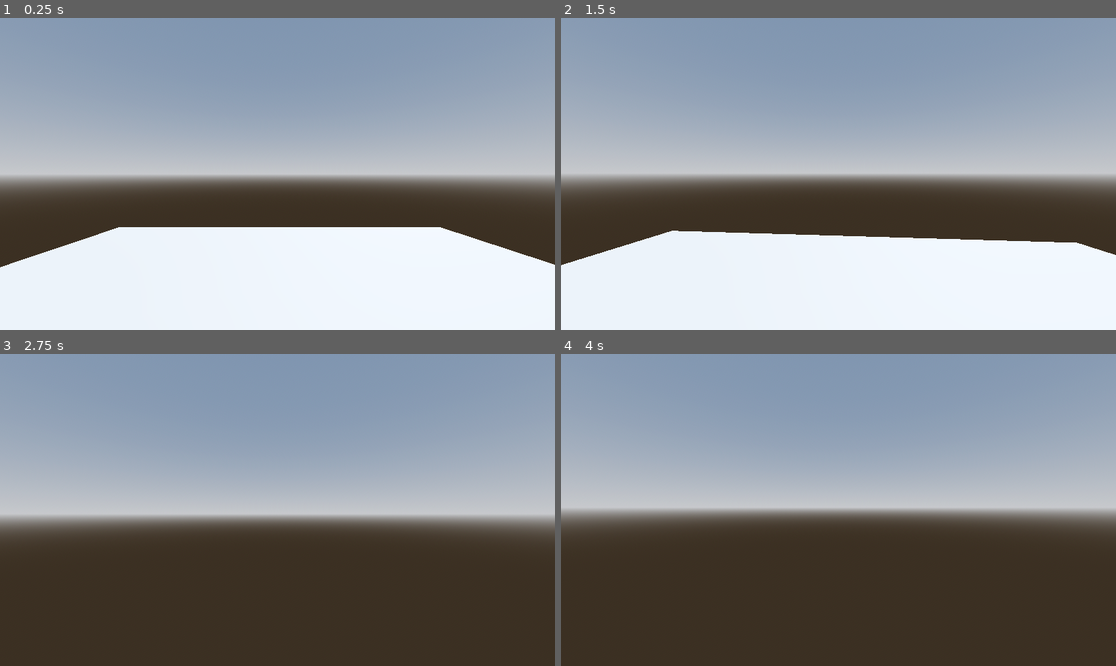
Above: before the commit, frames 1-4 (two rows, left to right).
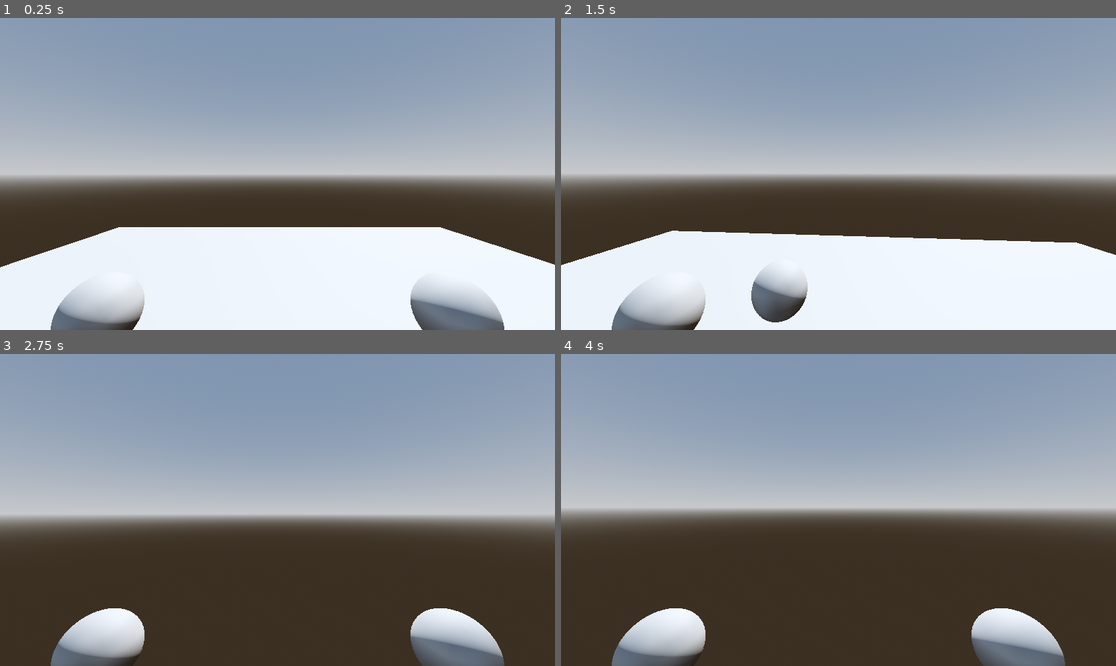
Above: after the commit, the same moments.

Repository: Cuckhands/frat-house
Game: Godot game, scene res://test_world.tscn
Same seed, same stepped clock (60 frames per second), same inputs: the game is played once before the commit and once after it. The project has no main scene, so this scene is started directly.
Inputs (mouse positions are in pixels of both pictures, inside the frame that each line leads up to):
- Up to frame 1 (0.25 s): no input
- Up to frame 2 (1.5 s): move the mouse to (866, 174) at 0.52 s; hold W (mv_forward) from 0.53 s (still down); click (866, 174) at 0.6 s; right-click (866, 174) at 0.8 s; move the mouse to (810, 174) at 1.27 s; right-click (810, 174) at 1.35 s
- Up to frame 3 (2.75 s): keep holding W (mv_forward); click (249, 510) at 1.55 s; move the mouse to (288, 503) at 2.02 s; hold Shift (sprint) from 2.03 s (still down); right-click (288, 503) at 2.3 s
- Up to frame 4 (4 s): keep holding W (mv_forward); move the mouse to (832, 516) at 2.77 s; release Shift (sprint) at 2.78 s; click (832, 516) at 2.85 s; tap Enter at 3.5 s; move the mouse to (877, 513) at 3.52 s; right-click (877, 513) at 3.6 s

The runs differ from the first frame. In frame 1, 3.6% of the frame differs, in the area x 9-91%, y 84-100%; in frame 2, 2.8%; in frame 3, 4.8%, in the area x 9-91%, y 81-100%; in frame 4, 4.8%.

Commit message:
Created attack animations and a hitbox system. Will need to merge with main branch soon to test.

Diff:
--- a/player.gd
+++ b/player.gd
@@ -2,11 +2,14 @@
 
 @onready var neck_pivot: Node3D = $NeckPivot
 @onready var camera: Camera3D = $NeckPivot/Camera3D
+@onready var melee_anim: AnimationPlayer = $AnimationPlayer
+@onready var hitbox: Area3D = $NeckPivot/Camera3D/Hitbox
 
 @export var mouse_sens: float = 0.001
 const MOVE_FORCE: float = 1000.0
 var twist_input: float = 0.0 # For horizontal camera motion
 var pitch_input: float = 0.0 # For vertical camera motion
+var attack_dmg: float = 25.0
 
 # Runs at initialization
 func _ready() -> void:
@@ -20,6 +23,8 @@
 	apply_central_force(neck_pivot.basis * input.normalized() * delta *
 		(MOVE_FORCE * 1.5 if Input.is_action_pressed("sprint") else MOVE_FORCE))
 
+	melee()
+
 	if Input.is_action_just_pressed("ui_cancel"):
 		Input.set_mouse_mode(Input.MOUSE_MODE_VISIBLE)
 
@@ -30,6 +35,26 @@
 	pitch_input = 0.0
 
 
+func melee() -> void:
+	if Input.is_action_just_pressed("attack_l"):
+		if not melee_anim.is_playing():
+			melee_anim.play("left_hook")
+			melee_anim.queue("left_hook_return")
+		elif melee_anim.current_animation == "right_hook_return":
+			melee_anim.queue("left_hook")
+			melee_anim.queue("left_hook_return")
+	if Input.is_action_just_pressed("attack_r"):
+		if not melee_anim.is_playing():
+			melee_anim.play("right_hook")
+			melee_anim.queue("right_hook_return")
+		elif melee_anim.current_animation == "left_hook_return":
+			melee_anim.queue("right_hook")
+			melee_anim.queue("right_hook_return")
+	if (melee_anim.current_animation == "left_hook"
+		or melee_anim.current_animation == "right_hook"):
+		for body in hitbox.get_overlapping_bodies():
+			body.damage(attack_dmg)
+
 func _unhandled_input(event: InputEvent) -> void:
 	if event is InputEventMouseMotion:
 		if Input.get_mouse_mode() == Input.MOUSE_MODE_CAPTURED:
--- a/player.tscn
+++ b/player.tscn
@@ -7,7 +7,173 @@
 [sub_resource type="ConvexPolygonShape3D" id="ConvexPolygonShape3D_enk0o"]
 points = PackedVector3Array(-0.125207, -0.532801, -0.480507, 0.0227831, 0.47607, 0.498884, 0.169713, 0.559144, 0.464172 …(924 unchanged characters)…
 
+[sub_resource type="BoxShape3D" id="BoxShape3D_4flbx"]
+size = Vector3(0.85, 0.935, 0.85)
+
+[sub_resource type="SphereMesh" id="SphereMesh_onrkg"]
+
+[sub_resource type="Animation" id="Animation_sweqy"]
+length = 0.001
+tracks/0/type = "value"
+tracks/0/imported = false
+tracks/0/enabled = true
+tracks/0/path = NodePath("NeckPivot/Camera3D/RightHand:position")
+tracks/0/interp = 1
+tracks/0/loop_wrap = true
+tracks/0/keys = {
+"times": PackedFloat32Array(0),
+"transitions": PackedFloat32Array(1),
+"update": 0,
+"values": [Vector3(0.5, -0.392, -0.582)]
+}
+tracks/1/type = "value"
+tracks/1/imported = false
+tracks/1/enabled = true
+tracks/1/path = NodePath("NeckPivot/Camera3D/LeftHand:position")
+tracks/1/interp = 1
+tracks/1/loop_wrap = true
+tracks/1/keys = {
+"times": PackedFloat32Array(0),
+"transitions": PackedFloat32Array(1),
+"update": 0,
+"values": [Vector3(-0.5, -0.392, -0.582)]
+}
+
+[sub_resource type="Animation" id="Animation_hqtel"]
+resource_name = "idle"
+tracks/0/type = "value"
+tracks/0/imported = false
+tracks/0/enabled = true
+tracks/0/path = NodePath("NeckPivot/Camera3D/RightHand:position")
+tracks/0/interp = 1
+tracks/0/loop_wrap = true
+tracks/0/keys = {
+"times": PackedFloat32Array(0),
+"transitions": PackedFloat32Array(1),
+"update": 0,
+"values": [Vector3(0.5, -0.392, -0.582)]
+}
+tracks/1/type = "value"
+tracks/1/imported = false
+tracks/1/enabled = true
+tracks/1/path = NodePath("NeckPivot/Camera3D/LeftHand:position")
+tracks/1/interp = 1
+tracks/1/loop_wrap = true
+tracks/1/keys = {
+"times": PackedFloat32Array(0),
+"transitions": PackedFloat32Array(1),
+"update": 0,
+"values": [Vector3(-0.5, -0.392, -0.582)]
+}
+
+[sub_resource type="Animation" id="Animation_4flbx"]
+resource_name = "left_hook"
+length = 0.05
+step = 0.0167
+markers = [{
+"color": Color(1, 1, 1, 1),
+"name": &"ext2",
+"time": 0.033333335
+}, {
+"color": Color(1, 1, 1, 1),
+"name": &"ext1",
+"time": 0.016666668
+}]
+tracks/0/type = "value"
+tracks/0/imported = false
+tracks/0/enabled = true
+tracks/0/path = NodePath("NeckPivot/Camera3D/LeftHand:position")
+tracks/0/interp = 1
+tracks/0/loop_wrap = true
+tracks/0/keys = {
+"times": PackedFloat32Array(0, 0.016666668, 0.033333335, 0.05),
+"transitions": PackedFloat32Array(1, 1, 1, 1),
+"update": 0,
+"values": [Vector3(-0.5, -0.392, -0.582), Vector3(-0.17, -0.392, -1.089), Vector3(0.098, -0.392, -1.089), Vector3(0.243, -0.392, -0.814)]
+}
+
+[sub_resource type="Animation" id="Animation_2hs0m"]
+resource_name = "left_hook_return"
+length = 0.1
+step = 0.0167
+tracks/0/type = "value"
+tracks/0/imported = false
+tracks/0/enabled = true
+tracks/0/path = NodePath("NeckPivot/Camera3D/LeftHand:position")
+tracks/0/interp = 1
+tracks/0/loop_wrap = true
+tracks/0/keys = {
+"times": PackedFloat32Array(0, 0.05, 0.10000001),
+"transitions": PackedFloat32Array(1, 1, 1),
+"update": 0,
+"values": [Vector3(0.243, -0.392, -0.814), Vector3(0.203, -0.447, -0.729), Vector3(-0.5, -0.392, -0.582)]
+}
+
+[sub_resource type="Animation" id="Animation_i3pqv"]
+resource_name = "right_hook"
+length = 0.05
+step = 0.0167
+markers = [{
+"color": Color(1, 1, 1, 1),
+"name": &"ext2",
+"time": 0.033333335
+}, {
+"color": Color(1, 1, 1, 1),
+"name": &"ext1",
+"time": 0.016666668
+}]
+tracks/0/type = "value"
+tracks/0/imported = false
+tracks/0/enabled = true
+tracks/0/path = NodePath("NeckPivot/Camera3D/RightHand:position")
+tracks/0/interp = 1
+tracks/0/loop_wrap = true
+tracks/0/keys = {
+"times": PackedFloat32Array(0, 0.016666668, 0.033333335, 0.05),
+"transitions": PackedFloat32Array(1, 1, 1, 1),
+"update": 0,
+"values": [Vector3(0.5, -0.392, -0.582), Vector3(0.17027551, -0.392, -1.0887315), Vector3(-0.09821153, -0.392, -1.0887315), Vector3(-0.243, -0.392, -0.814)]
+}
+
+[sub_resource type="Animation" id="Animation_onrkg"]
+resource_name = "right_hook_return"
+length = 0.1
+step = 0.0167
+markers = [{
+"color": Color(1, 1, 1, 1),
+"name": &"hold",
+"time": 0.05
+}, {
+"color": Color(1, 1, 1, 1),
+"name": &"return",
+"time": 0.1
+}]
+tracks/0/type = "value"
+tracks/0/imported = false
+tracks/0/enabled = true
+tracks/0/path = NodePath("NeckPivot/Camera3D/RightHand:position")
+tracks/0/interp = 1
+tracks/0/loop_wrap = true
+tracks/0/keys = {
+"times": PackedFloat32Array(0, 0.05, 0.1),
+"transitions": PackedFloat32Array(1, 1, 1),
+"update": 0,
+"values": [Vector3(-0.243, -0.392, -0.814), Vector3(-0.203, -0.447, -0.729), Vector3(0.5, -0.392, -0.582)]
+}
+
+[sub_resource type="AnimationLibrary" id="AnimationLibrary_2hs0m"]
+_data = {
+&"RESET": SubResource("Animation_sweqy"),
+&"idle": SubResource("Animation_hqtel"),
+&"left_hook": SubResource("Animation_4flbx"),
+&"left_hook_return": SubResource("Animation_2hs0m"),
+&"right_hook": SubResource("Animation_i3pqv"),
+&"right_hook_return": SubResource("Animation_onrkg")
+}
+
 [node name="Player" type="RigidBody3D"]
+collision_layer = 2
+collision_mask = 5
 lock_rotation = true
 linear_damp = 3.0
 script = ExtResource("1_4flbx")
@@ -22,3 +188,28 @@
 transform = Transform3D(1, 0, 0, 0, 1, 0, 0, 0, 1, 0, 0.6, 0)
 
 [node name="Camera3D" type="Camera3D" parent="NeckPivot"]
+
+[node name="Hitbox" type="Area3D" parent="NeckPivot/Camera3D"]
+
+[node name="CollisionShape3D" type="CollisionShape3D" parent="NeckPivot/Camera3D/Hitbox"]
+transform = Transform3D(1, 0, 0, 0, 1, 0, 0, 0, 1, 0, 0, -0.75)
+shape = SubResource("BoxShape3D_4flbx")
+
+[node name="RightHand" type="Node3D" parent="NeckPivot/Camera3D"]
+transform = Transform3D(1.0000001, 0, 0, 0, 1.0000002, 0, 0, 0, 0.9999996, 0.5, -0.392, -0.582)
+
+[node name="MeshInstance3D" type="MeshInstance3D" parent="NeckPivot/Camera3D/RightHand"]
+transform = Transform3D(0.2, 0, 0, 0, 0.2, 0, 0, 0, 0.2, 0, 0, 0)
+mesh = SubResource("SphereMesh_onrkg")
+
+[node name="LeftHand" type="Node3D" parent="NeckPivot/Camera3D"]
+transform = Transform3D(1.0000001, 0, 0, 0, 1.0000002, 0, 0, 0, 0.9999996, -0.5, -0.392, -0.582)
+
+[node name="MeshInstance3D" type="MeshInstance3D" parent="NeckPivot/Camera3D/LeftHand"]
+transform = Transform3D(0.2, 0, 0, 0, 0.2, 0, 0, 0, 0.2, 0, 0, 0)
+mesh = SubResource("SphereMesh_onrkg")
+
+[node name="AnimationPlayer" type="AnimationPlayer" parent="."]
+libraries = {
+&"": SubResource("AnimationLibrary_2hs0m")
+}
--- a/project.godot
+++ b/project.godot
@@ -57,3 +57,19 @@
 "events": [Object(InputEventKey,"resource_local_to_scene":false,"resource_name":"","device":-1,"window_id":0,"alt_press …(191 unchanged characters)…
 ]
 }
+attack_l={
+"deadzone": 0.2,
+"events": [Object(InputEventMouseButton,"resource_local_to_scene":false,"resource_name":"","device":-1,"window_id":0,"alt_pressed":false,"shift_pressed":false,"ctrl_pressed":false,"meta_pressed":false,"button_mask":0,"position":Vector2(0, 0),"global_position":Vector2(0, 0),"factor":1.0,"button_index":1,"canceled":false,"pressed":false,"double_click":false,"script":null)
+]
+}
+attack_r={
+"deadzone": 0.2,
+"events": [Object(InputEventMouseButton,"resource_local_to_scene":false,"resource_name":"","device":-1,"window_id":0,"alt_pressed":false,"shift_pressed":false,"ctrl_pressed":false,"meta_pressed":false,"button_mask":0,"position":Vector2(0, 0),"global_position":Vector2(0, 0),"factor":1.0,"button_index":2,"canceled":false,"pressed":false,"double_click":false,"script":null)
+]
+}
+
+[layer_names]
+
+3d_physics/layer_1="world"
+3d_physics/layer_2="player"
+3d_physics/layer_3="enemy"
--- a/test_world.tscn
+++ b/test_world.tscn
@@ -34,6 +34,7 @@
 mesh = SubResource("PlaneMesh_t2yo7")
 
 [node name="StaticBody3D" type="StaticBody3D" parent="MeshInstance3D"]
+collision_mask = 7
 
 [node name="CollisionShape3D" type="CollisionShape3D" parent="MeshInstance3D/StaticBody3D"]
 shape = SubResource("ConcavePolygonShape3D_35p4s")
Not shown: 1 places in player.tscn that only renumber resources
